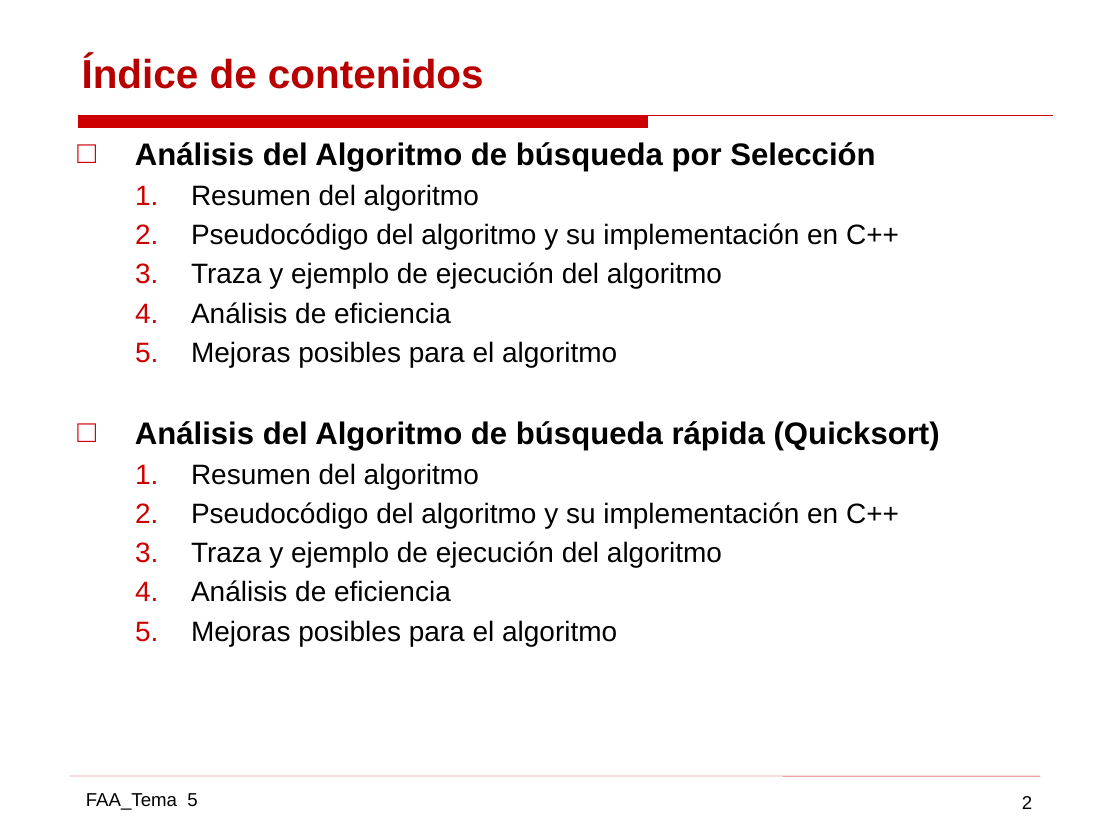
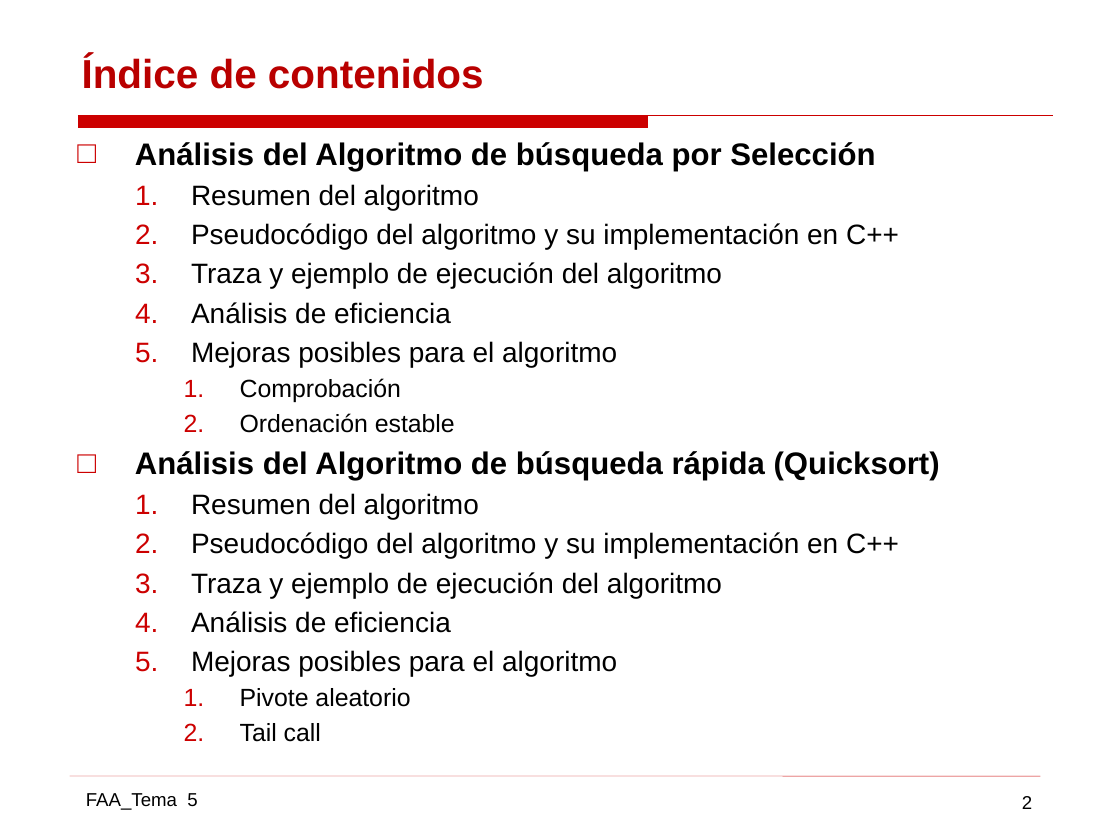
Before and after one commit to gabrielpr96/ETSIcode, a slide deck: slide 2 of FAA/Practica 2 AAD/AAD_11.pptx. Drawn at 1120x840 pixels with LibreOffice and Linux fonts; fonts in the diff are those of the drawing. Boxes give left, top, right and bottom in pixels: in the first picture for what was removed or moved away, otherwise in the second. Text is boxed around its words. In the diff, an @@ line names an element or a change of style, - is before the commit and + after.

```diff
--- a/FAA/Practica 2 AAD/AAD_11.pptx
+++ b/FAA/Practica 2 AAD/AAD_11.pptx
@@ text at (240,378,455,433): paragraphs added @@
+    1. Comprobación
+    2. Ordenación estable
@@ text at (240,688,410,742): paragraphs added @@
+    1. Pivote aleatorio
+    2. Tail call
```
Also in this commit, not shown: 22 other slides changed, 1 slide added, 2 slides removed, 5 other files.
